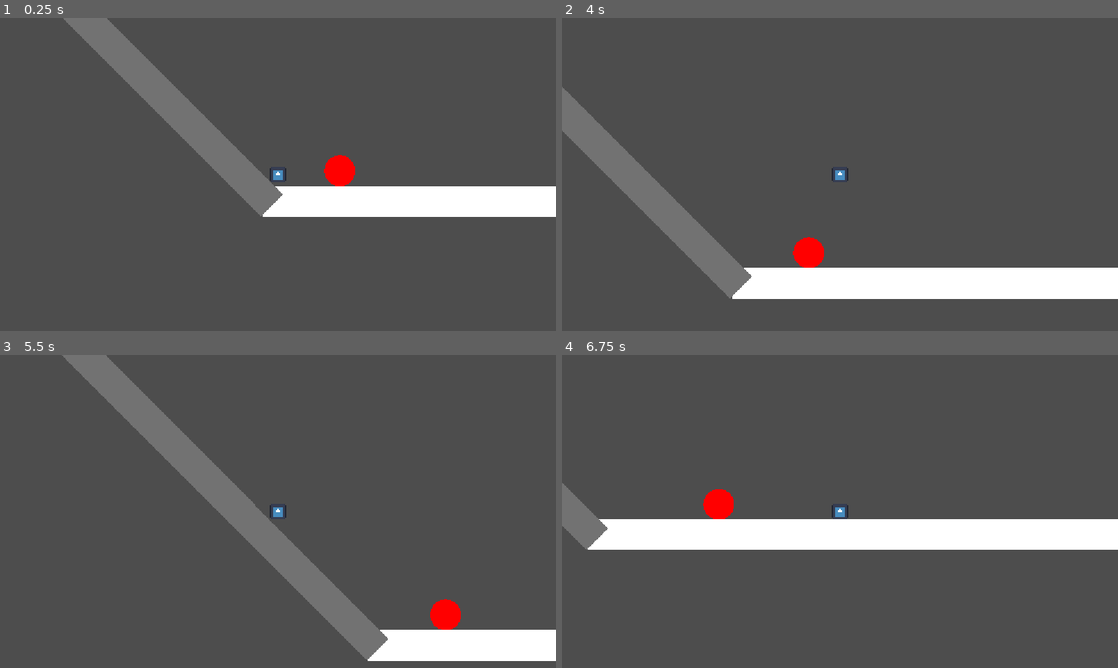
Above: before the commit, frames 1-4 (two rows, left to right).
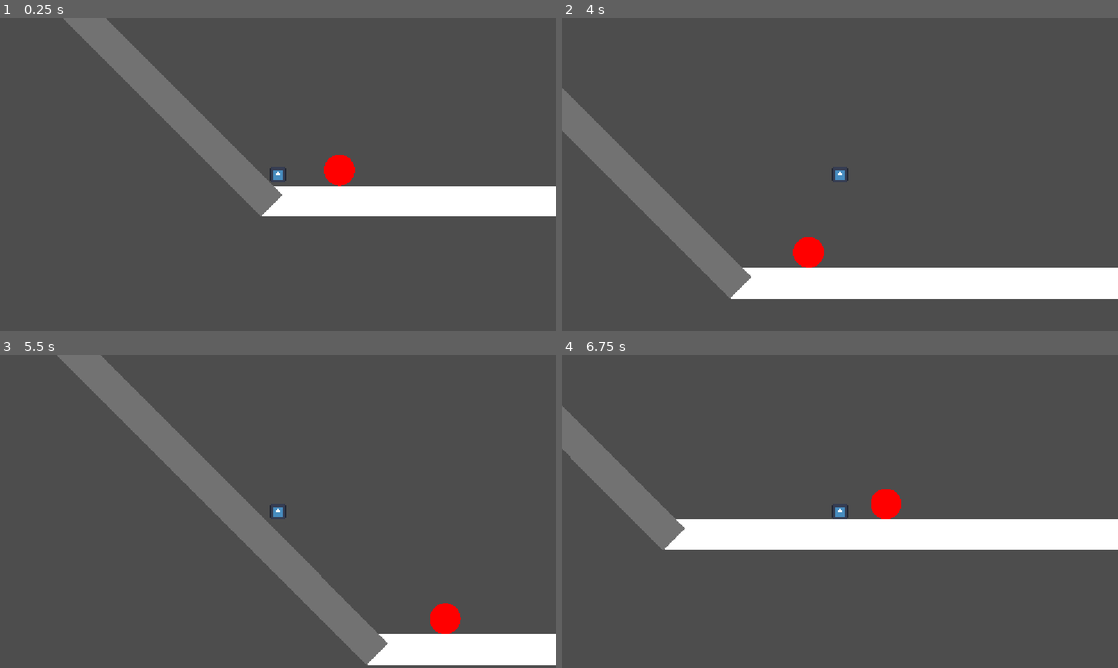
Above: after the commit, the same moments.

Repository: AlanW-bths/NYC-Haven-Jam
Game: Godot game, scene res://Sisyphus.tscn
Same seed, same stepped clock (60 frames per second), same inputs: the game is played once before the commit and once after it. This scene is started directly instead of the project's main scene. The engine's default icon, where the game draws it, is replaced by a stand-in: a white triangle on a blue panel in a dark square.
Inputs:
- Up to frame 1 (0.25 s): no input
- Up to frame 2 (4 s): tap Enter at 0.5 s; hold Shift (sprint) 0.53-1.28 s; hold Right (right) 0.53-2.03 s; tap Space (jump) at 0.77, 1.52, 2.75, 3.02, 3.77 s; tap Shift (sprint) at 1.35, 2.85 s; hold Shift (sprint) 2.03-2.78 s; hold Left (left) from 2.03 s (still down); hold Shift (sprint) from 3.53 s (still down)
- Up to frame 3 (5.5 s): release Left (left) at 4.28 s; release Shift (sprint) at 4.28 s; hold Right (right) from 4.28 s (still down); tap Shift (sprint) at 4.35 s; tap Space (jump) at 4.52 s; hold Shift (sprint) from 5.03 s (still down)
- Up to frame 4 (6.75 s): keep holding Right (right); release Shift (sprint) at 5.78 s; tap Shift (sprint) at 5.85 s; tap Space (jump) at 6.02 s; hold Shift (sprint) from 6.53 s (still down)

The runs differ from the first frame. In frame 1, 0.2% of the frame differs, in the area x 19-100%, y 0-64%; in frame 2, 0.1%; in frame 3, 2.7%; in frame 4, 5.4%, in the area x 0-61%, y 16-63%.

Commit message:
Player movement + interaction improvement
improved interactions

Diff:
--- a/do-your-best!/PlayerMovement.gd
+++ b/do-your-best!/PlayerMovement.gd
@@ -27,9 +27,9 @@
 	else:
 		#Decelerate
 		velocity.x = move_toward(velocity.x, 0, deceleration * delta)
+	move_and_slide()
 	if move_and_slide(): # true if collided
 		for i in get_slide_collision_count():
 			var col = get_slide_collision(i)
 			if col.get_collider() is RigidBody2D:
 				col.get_collider().apply_force(col.get_normal() * -force)
-	move_and_slide()
--- a/do-your-best!/Sisyphus.tscn
+++ b/do-your-best!/Sisyphus.tscn
@@ -7,6 +7,9 @@
 size = Vector2(8, 8)
 
 [sub_resource type="QuadMesh" id="QuadMesh_orrq1"]
+
+[sub_resource type="PhysicsMaterial" id="PhysicsMaterial_0c5gw"]
+bounce = 0.95
 
 [sub_resource type="CircleShape2D" id="CircleShape2D_5qk0w"]
 radius = 8.0
@@ -26,6 +29,7 @@
 [node name="Player" type="CharacterBody2D" parent="." unique_id=676528423]
 position = Vector2(8, 624)
 collision_layer = 3
+floor_stop_on_slope = false
 script = ExtResource("1_0c5gw")
 
 [node name="CollisionShape2D" type="CollisionShape2D" parent="Player" unique_id=2008870430]
@@ -46,10 +50,12 @@
 position = Vector2(-32, 48)
 
 [node name="Ball" type="RigidBody2D" parent="Sisyphus" unique_id=1400348022]
-position = Vector2(72, 568)
+position = Vector2(72, 576)
 collision_layer = 3
 collision_priority = 2.0
-mass = 0.025
+mass = 0.02
+physics_material_override = SubResource("PhysicsMaterial_0c5gw")
+gravity_scale = 0.582
 contact_monitor = true
 
 [node name="CollisionShape2D" type="CollisionShape2D" parent="Sisyphus/Ball" unique_id=1666385820]
